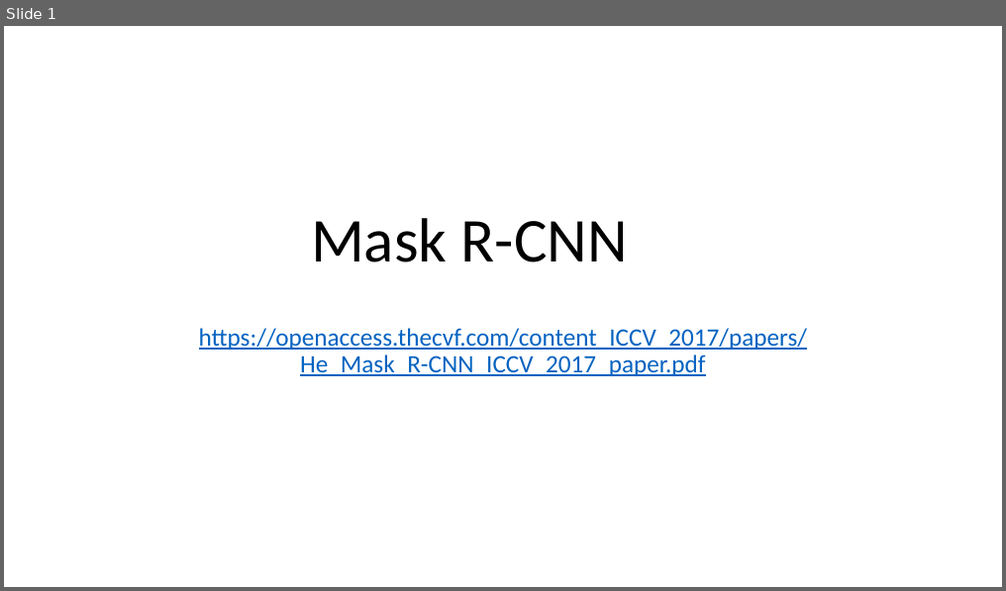
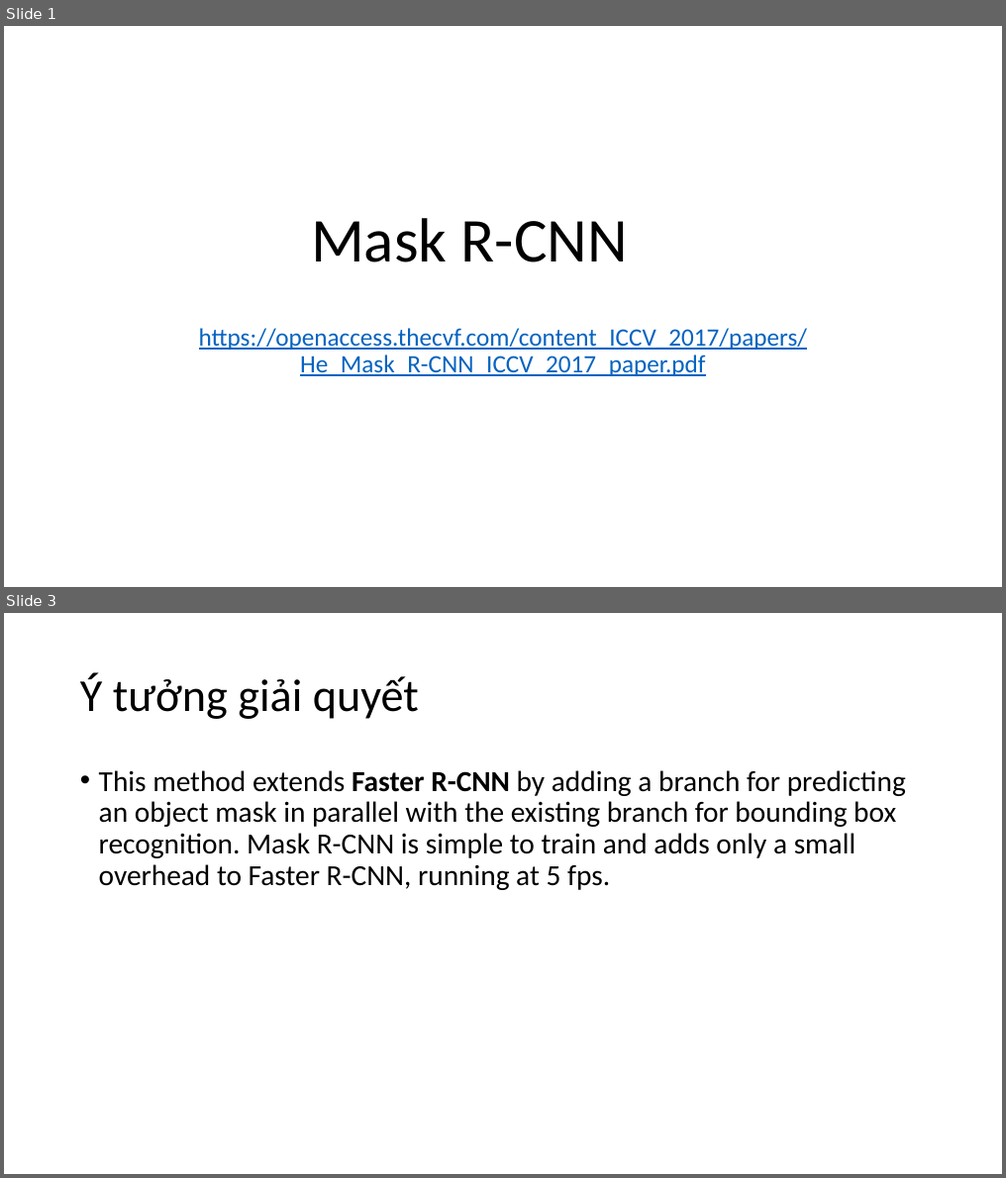
Before and after one commit to quyethv15uit/CS2205.CH1501, a slide deck: QT31.pptx. Shown one above the other, each under a label of ours: slide 1 before the commit, slides 1 and 3 after it; the slides between them are not shown. The pictures are 1006x591 and 1006x1178 pixels, drawn with LibreOffice and Linux fonts; fonts in the diff are those of the drawing. Boxes give left, top, right and bottom in pixels: in the first picture for what was removed or moved away, otherwise in the second. Text is boxed around its words. In the diff, an @@ line names an element or a change of style, - is before the commit and + after.

```diff
--- a/QT31.pptx
+++ b/QT31.pptx
@@ slide 3 added at (4, 613, 1002, 1174), background #FFFFFF @@
@@ title added at (80, 673, 419, 719), 44 pt, text #000000 @@
+Ý tưởng giải quyết
@@ text added at (99, 770, 906, 890), 28 pt, text #000000 @@
+• This method extends Faster R-CNN by adding a branch for predicting an object mask in parallel with the existing branch for bounding box recognition. Mask R-CNN is simple to train and adds only a small overhead to Faster R-CNN, running at 5 fps.
```
Also in this commit, not shown: 1 slide changed, 1 slide removed.
